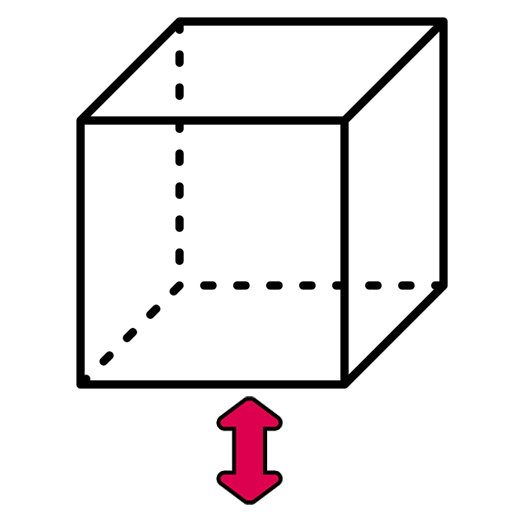
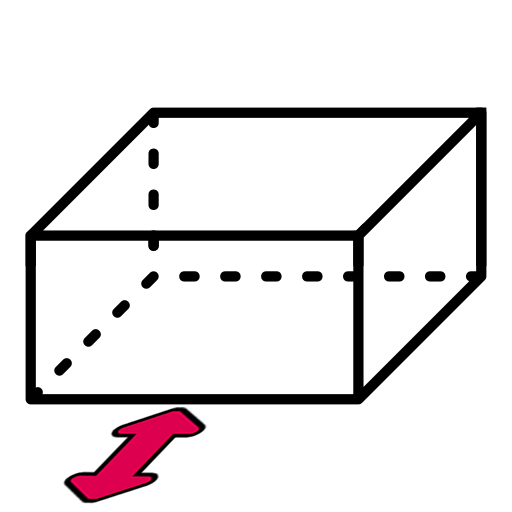
Layer changes from the first 512px x 512px image to the second:
added layer "Gradient Map 2 copy" above "Gradient Map 2" over <box>63,407,207,504</box>
hid "Gradient Map 2" over <box>216,396,283,505</box>
showed "Layer 4" over <box>25,107,487,405</box>
hid "Layer 1" over <box>76,17,448,389</box>
